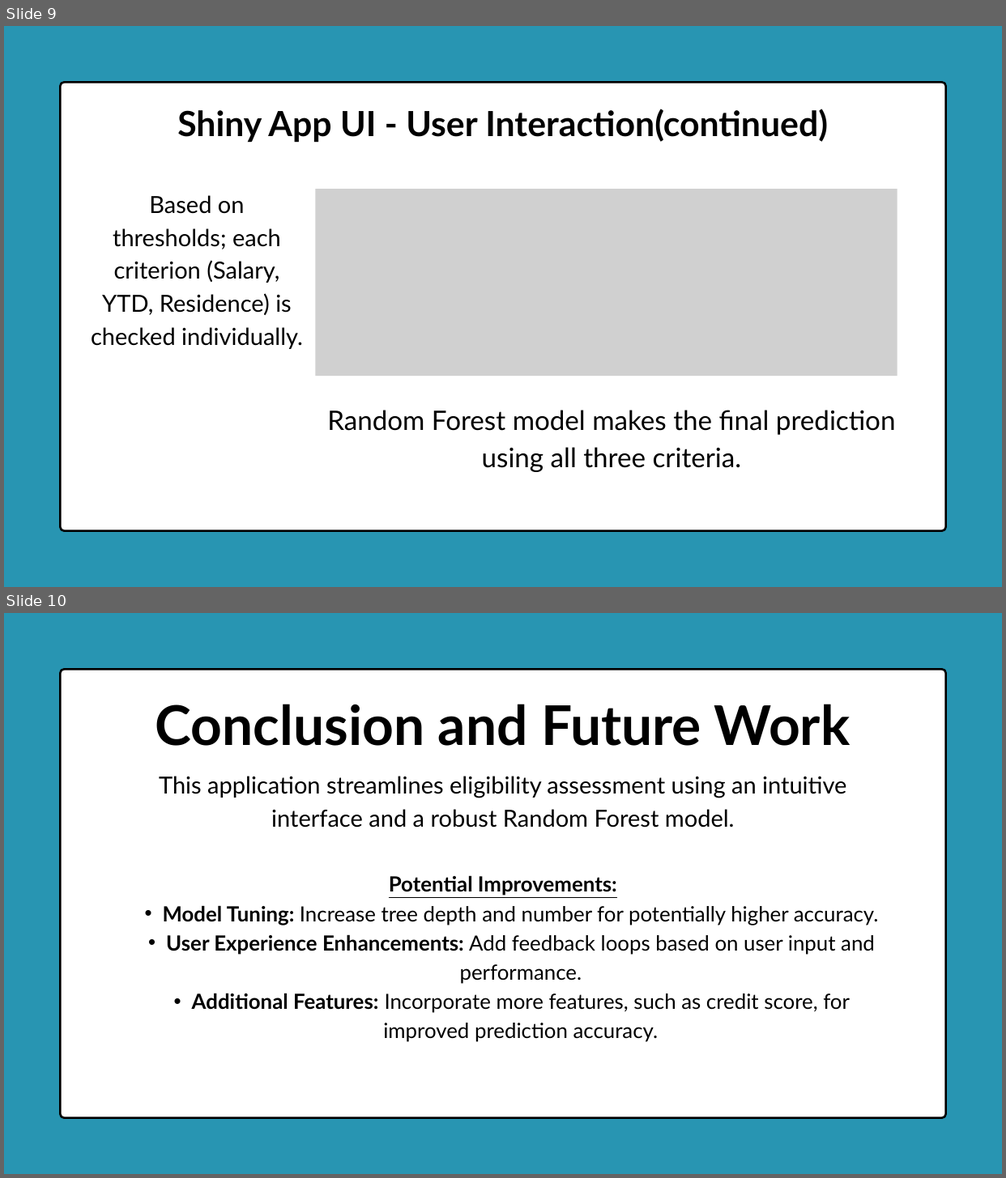
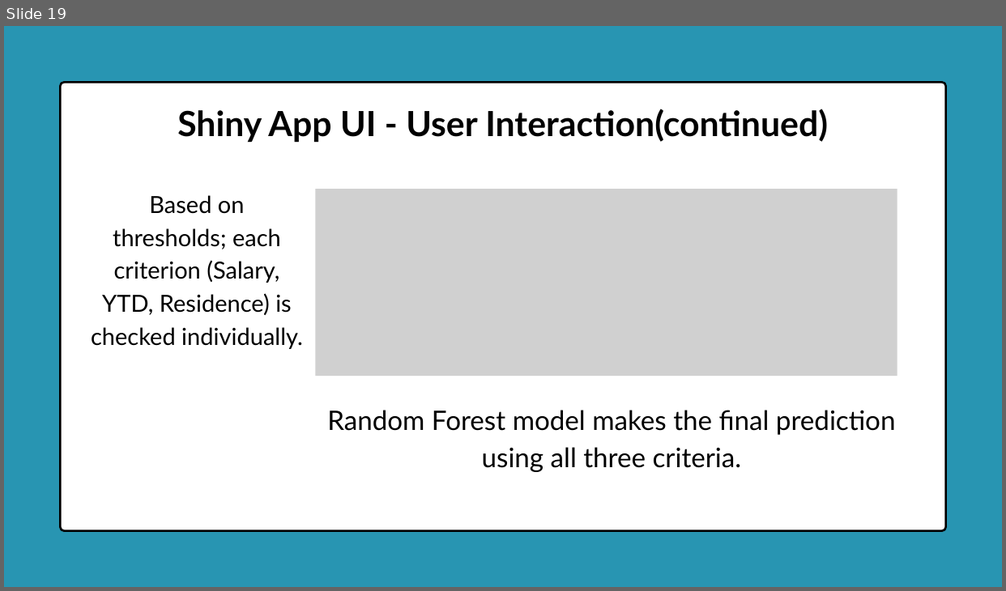
Before and after one commit to Delight-Chipiro/Customer_Eligibility_System, a slide deck: Documentation/Satellite Service Eligibility Checker.pptx. Shown one above the other, each under a label of ours: slides 9 and 10 before the commit, slide 19 after it. The pictures are 1006x1178 and 1006x591 pixels, drawn with LibreOffice and Linux fonts; fonts in the diff are those of the drawing; grey boxes stand for pictures. Boxes give left, top, right and bottom in pixels: in the first picture for what was removed or moved away, otherwise in the second. Text is boxed around its words. In the diff, an @@ line names an element or a change of style, - is before the commit and + after.

```diff
--- a/Documentation/Satellite Service Eligibility Checker.pptx
+++ b/Documentation/Satellite Service Eligibility Checker.pptx
@@ slide 10 removed at bbox=[4, 613, 1002, 1174], background #2895B2 @@
@@ freeform shape removed at bbox=[60, 669, 945, 1118] @@
@@ text removed at bbox=[155, 704, 850, 746] @@
-Conclusion and Future Work
@@ text removed at bbox=[159, 776, 846, 828] @@
-This application streamlines eligibility assessment using an intuitive interface and a robust Random Forest model.
@@ text removed at bbox=[163, 875, 879, 1042] @@
-Potential Improvements:
-  • Model Tuning: Increase tree depth and number for potentially higher accuracy.
-  • User Experience Enhancements: Add feedback loops based on user input and performance.
-  • Additional Features: Incorporate more features, such as credit score, for improved prediction accuracy.
@@ what was slide 9 is now slide 19 @@
```
Also in this commit, not shown: 3 slides changed, 14 slides added.
